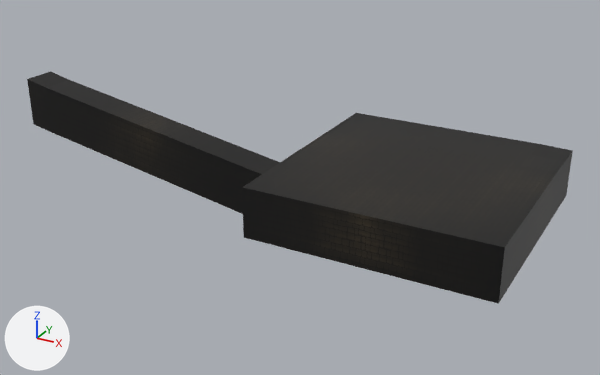
The glTF model resources/models/scene_a.glb, before and after one commit.
Rendered twice from a 50 mm camera at (25.7, -79.7, 35.1) aimed at (-12.2, -10.9, 0.7). The axes (+X, +Y, +Z) are drawn at lower left. The lights are the same throughout. Where no turn or scale is listed for an object, it has been applied to the vertices.

Objects in the first picture: 'Corridor', 'Main room'.
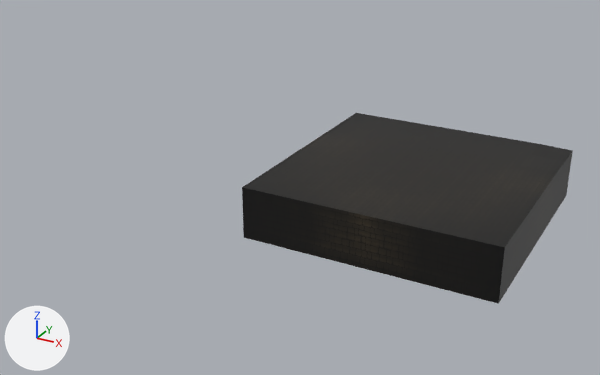
The change in detail:
Object 'Corridor' (ob_corridor) is deleted.

What differs and where, as boxes (x1, y1, x2, y2) in the pictures (600 x 375 px):
'Corridor', deleted: before (27, 71, 280, 214)
